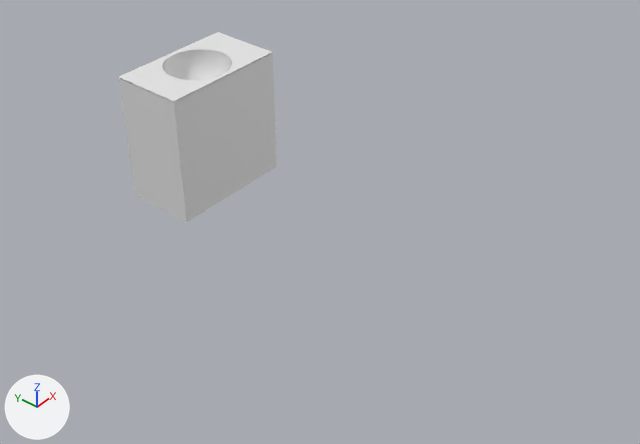
Renders of the Blender file Assets/models/floor_2/bathroom_e/bathroom_e.blend from each side of a commit.
One viewpoint serves both versions: a 50 mm lens placed at (-15.99, -12.28, 13.5), pointed at (-1.45, -0.33, -0.09). Lighting does not change. The marker at lower left points along +X, +Y and +Z.
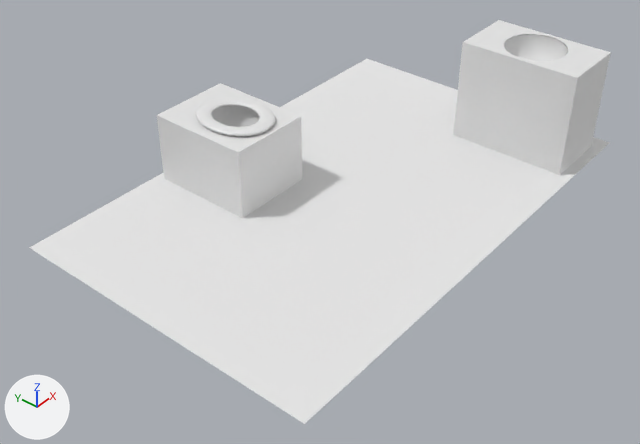
The change in detail:
Mesh me_icosphere_003 is new.
It has 91 vertices, 160 faces and spans x -1.0..1.0, y -1.0..1.0, z -1.25..-0.01.
It uses material mat_bathtub (its picture is missing).
Mesh me_mesh is new.
It has 53 vertices, 53 faces and spans x -2.0..2.0, y -1.15..1.15, z 0.0.
Mesh me_cube_015 is new.
It has 224 vertices, 172 faces and spans x -1.0..1.0, y -1.0..1.0, z 1.0.
Mesh me_circle_001 is new.
It has 128 vertices, 128 faces and spans x -1.34..1.34, y -1.34..1.34, z 0.0..0.16.
Object 'BezierCircle' (ob_beziercircle) is deleted.
Object 'Icosphere.002' (ob_icosphere_002) is deleted.
Object 'Cube' (ob_cube) moves from (-2.0, 3.25, 1.75) to (-1.5, 2.75, 1.0).
Object 'Cube' (ob_cube) is rescaled from (1.75, 1.0, 1.75) to (1.2, 1.5, 1.0).
Object 'floor' (ob_floor) is now shown.
Object 'bowl' (ob_bowl) is new; it shows me_icosphere_003.
Its location is (-1.5, 2.5, 2.0).
Its scale is (0.709, 0.886, 0.816).
It gains a SUBSURF modifier named 'Subsurf'.
Object 'base.001' (ob_base_001) is new; it shows me_cube_012.
Its parent is ob_sink.
Its matrix parent inverse is Matrix(((1.0, 0.0, 0.0, 2.0), (0.0, 1.0, 0.0, -3.25), (0.0, 0.0, 1.0, -3.0), (0.0, 0.0, 0.0, 1.0))).
Its location is (-2.0, 3.25, 1.5).
Its scale is (1.0, 1.75, 1.5).
Object 'sink' (ob_sink) is new.
Its location is (5.441, -2.418, 3.0).
Object 'basin' (ob_basin) is new; it shows a copy of me_icosphere_003.
Its parent is ob_sink.
Its matrix parent inverse is Matrix(((1.0, 0.0, 0.0, 2.0), (0.0, 1.0, 0.0, -3.25), (0.0, 0.0, 1.0, -3.0), (0.0, 0.0, 0.0, 1.0))).
Its location is (-2.0, 3.25, 3.0).
Its scale is (0.875, 0.875, 0.75).
It gains a SUBSURF modifier named 'Subsurf'.
Object 'top' (ob_top) is new; it shows me_mesh.
Its parent is ob_sink.
Its matrix parent inverse is Matrix(((1.0, 0.0, 0.0, 2.0), (0.0, 1.0, 0.0, -3.25), (0.0, 0.0, 1.0, -3.0), (0.0, 0.0, 0.0, 1.0))).
Its location is (-2.0, 3.25, 3.0).
Its rotation in degrees is (0, 0, 90).
Its scale is (0.875, 0.875, 1.0).
Object 'base' (ob_base) is new; it shows me_cube_015.
Its parent is ob_toilet.
Its matrix parent inverse is Matrix(((1.0, 0.0, 0.0, 1.5), (0.0, 1.0, 0.0, -2.75), (0.0, 0.0, 1.0, -3.157), (0.0, 0.0, 0.0, 1.0))).
Its location is (-1.5, 2.75, 1.0).
Its scale is (1.2, 1.5, 1.0).
Object 'toilet' (ob_toilet) is new.
Its location is (-1.5, 2.75, 3.157).
Object 'seat' (ob_seat) is new; it shows me_circle_001.
Its parent is ob_toilet.
Its matrix parent inverse is Matrix(((1.0, 0.0, 0.0, 1.5), (0.0, 1.0, 0.0, -2.75), (0.0, 0.0, 1.0, -3.157), (0.0, 0.0, 0.0, 1.0))).
Its location is (-1.5, 2.5, 2.0).
Its scale is (0.7, 0.875, 1.0).
It gains a SUBSURF modifier named 'Subsurf'.
Modifier setting: levels = 2.

Where the change shows, as pixel boxes (x1, y1, x2, y2) in the pictures (640 x 444 px):
'floor', shown: after (29, 59, 609, 424)
'Cube', moved, rescaled: before (118, 49, 277, 222); after (157, 116, 302, 218)
'base.001', added: after (453, 34, 611, 175)
'BezierCircle', deleted: before (119, 32, 272, 101)
'base', added: after (157, 83, 301, 153)
'top', added: after (464, 20, 611, 78)
'Icosphere.002', deleted: before (163, 50, 231, 97)
'seat', added: after (196, 97, 275, 136)
'basin', added: after (504, 35, 568, 61)
'bowl', added: after (212, 106, 259, 136)
